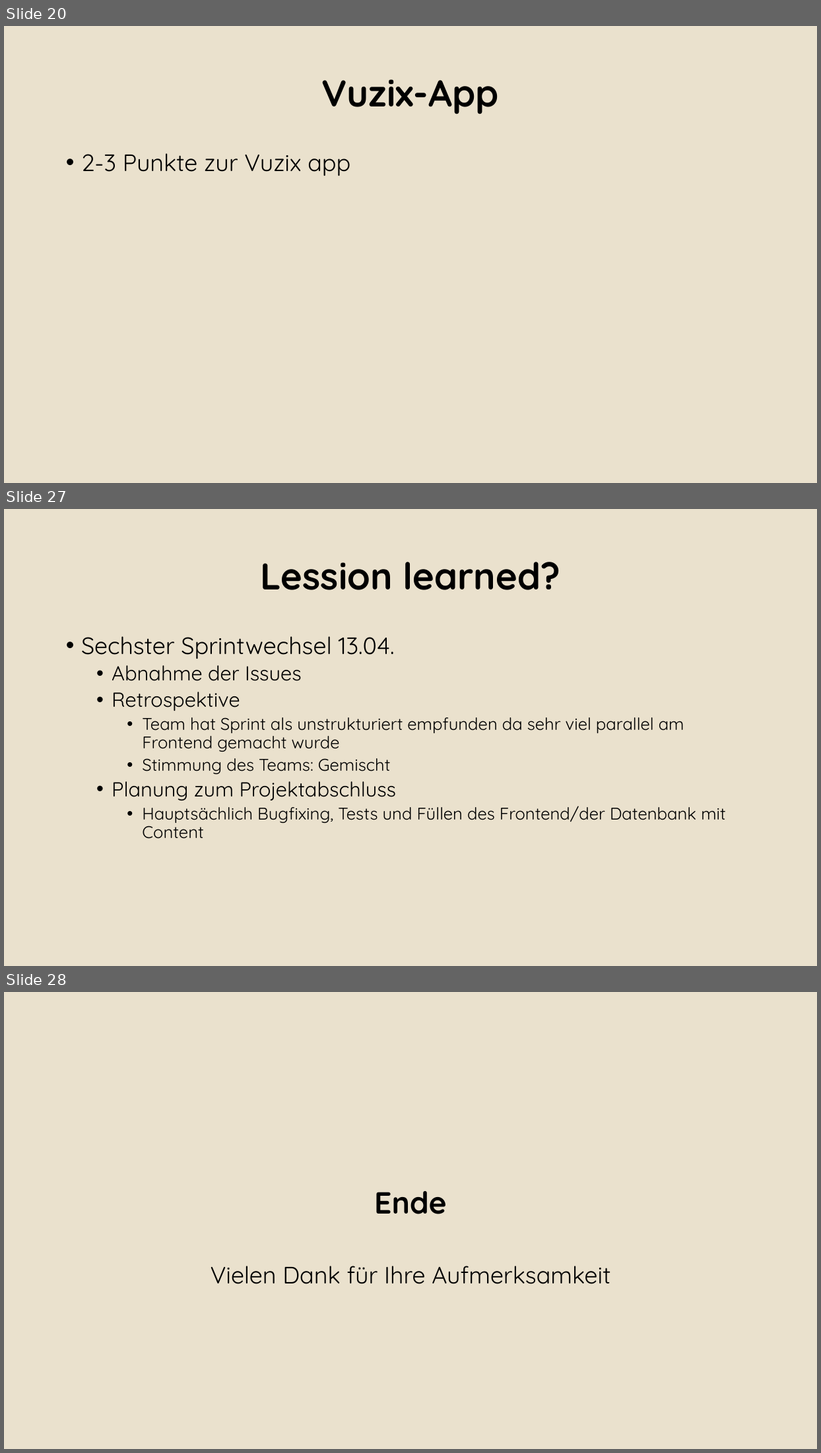
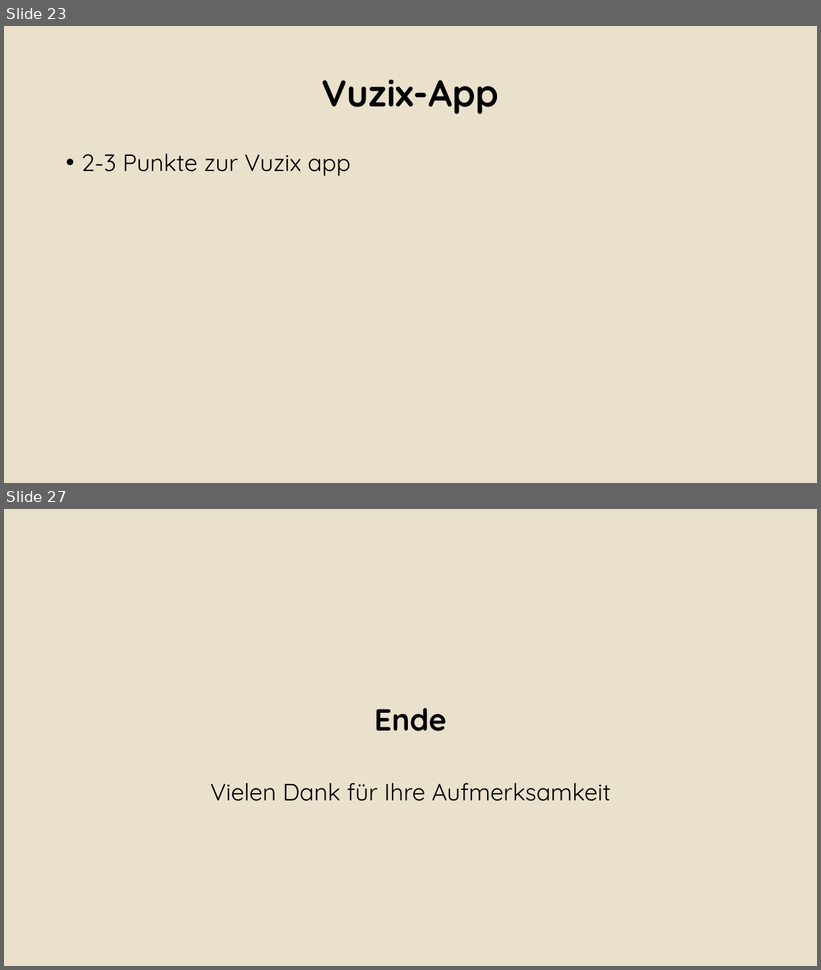
Before and after one commit to Alergeek/Dokumentation, a slide deck: Docs/AbschlussPräsi.pptx. Shown one above the other, each under a label of ours: slides 20, 27 and 28 before the commit, slides 23 and 27 after it; the slides between them are not shown. The pictures are 821x1453 and 821x970 pixels, drawn with LibreOffice and Linux fonts; fonts in the diff are those of the drawing; background and template pictures are left out. Boxes give left, top, right and bottom in pixels: in the first picture for what was removed or moved away, otherwise in the second. Text is boxed around its words. In the diff, an @@ line names an element or a change of style, - is before the commit and + after.

```diff
--- a/Docs/AbschlussPräsi.pptx
+++ b/Docs/AbschlussPräsi.pptx
@@ slide 27 removed at (x1=4, y1=509, x2=817, y2=966), background #EAE2CE @@
@@ title removed at (x1=260, y1=562, x2=561, y2=590) @@
-Lession learned?
@@ text removed at (x1=81, y1=636, x2=726, y2=839) @@
-• Sechster Sprintwechsel 13.04.
-  • Abnahme der Issues
-  • Retrospektive
-    • Team hat Sprint als unstrukturiert empfunden da sehr viel parallel am Frontend gemacht wurde
-    • Stimmung des Teams: Gemischt
-  • Planung zum Projektabschluss
-    • Hauptsächlich Bugfixing, Tests und Füllen des Frontend/der Datenbank mit Content
@@ what was slide 20 is now slide 23 @@
@@ what was slide 28 is now slide 27 @@
```
Also in this commit, not shown: 12 slides changed, 5 slides added, 5 other slides removed.
